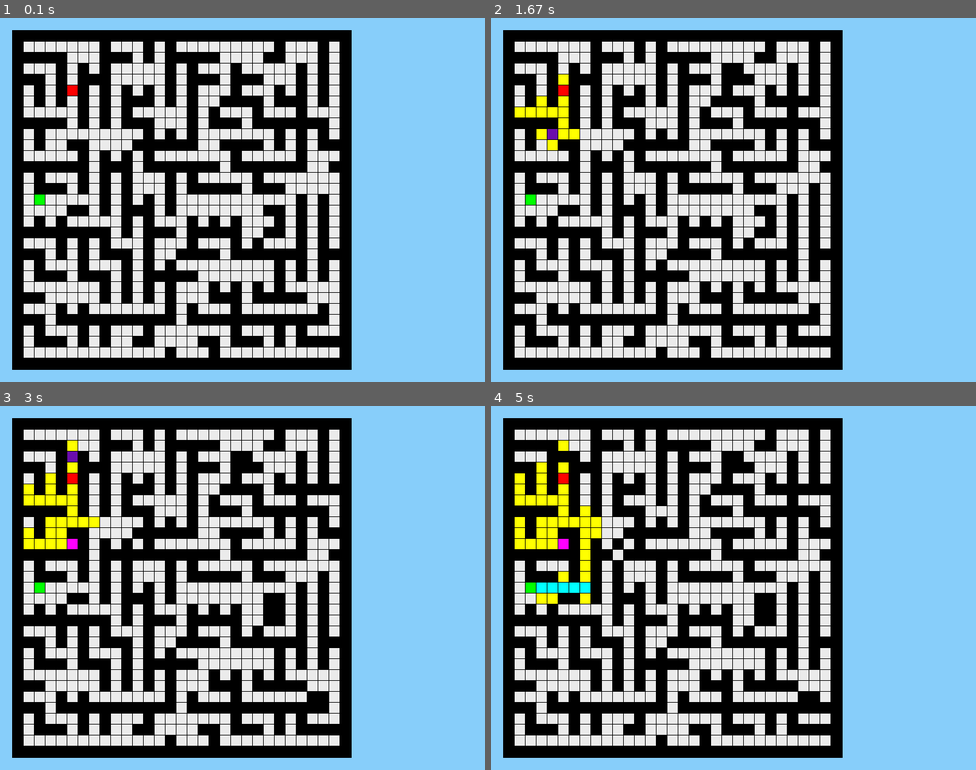
Above: before the commit, frames 1-4 (two rows, left to right).
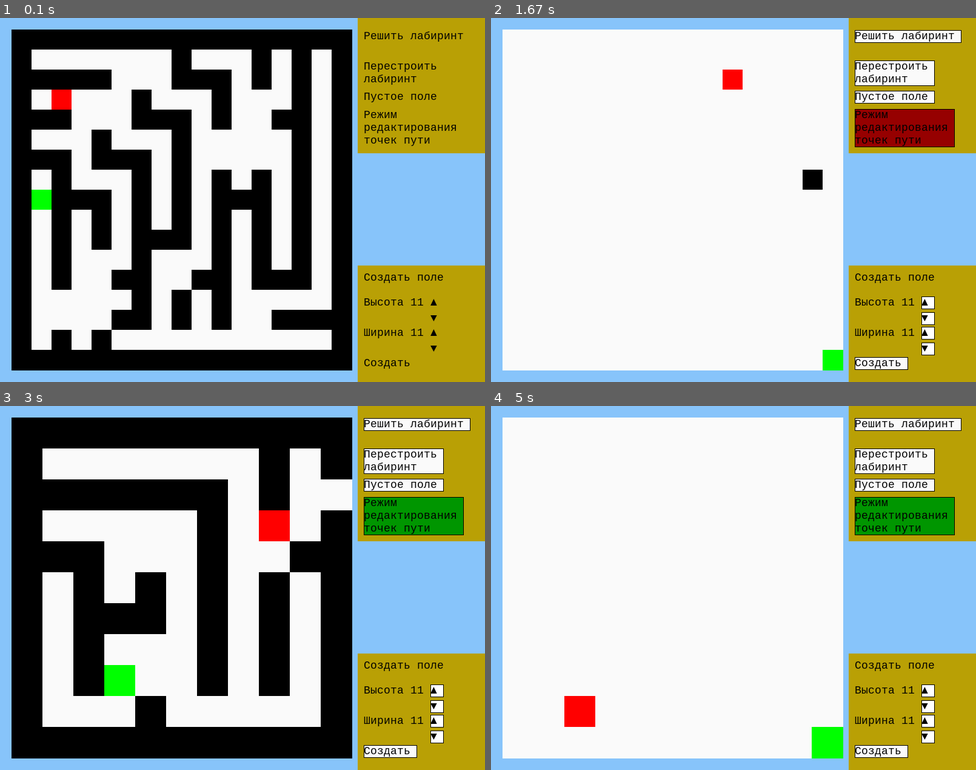
Above: after the commit, the same moments.

Repository: Fil-maker/Wave_Astar
Game: pygame game, started from display.py
Same seed, same stepped clock (60 frames per second), same inputs: the game is played once before the commit and once after it.
Inputs (mouse positions are in pixels of both pictures, inside the frame that each line leads up to):
- Up to frame 1 (0.1 s): no input
- Up to frame 2 (1.67 s): press the mouse at (893, 98) at 0.37 s; move the mouse to (801, 98) at 0.47 s; release the mouse at (714, 101) at 0.6 s; tap Enter at 0.67 s; press the mouse at (893, 309) at 1.1 s; move the mouse to (815, 189) at 1.2 s; move the mouse to (738, 68) at 1.3 s; release the mouse at (738, 68) at 1.33 s; press the mouse at (903, 127) at 1.5 s; move the mouse to (801, 170) at 1.6 s
- Up to frame 3 (3 s): release the mouse at (213, 606) at 1.73 s; press the mouse at (388, 751) at 1.9 s; move the mouse to (315, 693) at 2 s; release the mouse at (237, 638) at 2.13 s; press the mouse at (407, 664) at 2.3 s; move the mouse to (271, 609) at 2.4 s; release the mouse at (135, 558) at 2.53 s; press the mouse at (402, 460) at 2.7 s; move the mouse to (339, 489) at 2.8 s; release the mouse at (271, 515) at 2.93 s
- Up to frame 4 (5 s): press the mouse at (903, 515) at 3.1 s; move the mouse to (864, 613) at 3.2 s; move the mouse to (820, 708) at 3.3 s; release the mouse at (820, 708) at 3.33 s; press the mouse at (903, 515) at 3.5 s; move the mouse to (782, 507) at 3.6 s; release the mouse at (655, 497) at 3.73 s; move the mouse to (612, 551) at 3.87 s; right-click (612, 551) at 4 s; press the mouse at (893, 486) at 4.3 s; move the mouse to (728, 471) at 4.4 s; release the mouse at (563, 453) at 4.53 s; press the mouse at (893, 697) at 4.7 s; move the mouse to (728, 704) at 4.8 s; release the mouse at (563, 708) at 4.93 s

The runs differ from the first frame. In frame 1, 49% of the frame differs, in the area x 2-100%, y 0-100%; in frame 2, 56%; in frame 3, 50%; in frame 4, 58%.

Commit message:
final build. Release

Diff:
--- a/display.py
+++ b/display.py
@@ -1,5 +1,6 @@
 import pygame
-from test import Maze, Point, Marker
+from test import Maze, Point
+from pygame_utils import Button, Switch, Counter, Text
 
 WHITE = (255, 255, 255)
 BLACK = (0, 0, 0)
@@ -8,7 +9,7 @@
 
 class ScreenObject:
     def __init__(self, left, top, width, height, draw_object):
-        self.left, self.top, self.width, self.height, = left, top, width, height
+        self.params = self.left, self.top, self.width, self.height, = left, top, width, height
         self.draw_object = draw_object
 
     def is_click_in(self, click) -> bool:
@@ -18,54 +19,89 @@
         if self.is_click_in(click):
             self.draw_object.catch_click((click[0] - self.left, click[1] - self.top), buttons)
 
-    def draw(self, display, params):
-        self.draw_object.draw_on_screen(display, (250, 250, 250), params)
+    def draw(self, display):
+        self.draw_object.draw_on_screen(display, (250, 250, 250), self.params)
+        self.width, self.height = self.draw_object.size
 
 
-def paint(screen: pygame.Surface, objects):
-    pygame.draw.rect(screen, (135, 206, 250), (0, 0, 800, 600))
-    # pygame.draw.rect(screen, BLUE, (200, 150, 100, 50))
+class LabyrinthDisplay:
+    def __init__(self):
+        WIDTH = 15
+        HEIGHT = 15
+        self.maze = Maze(2 * WIDTH // 2 + 1, 2 * HEIGHT // 2 + 1)
 
+        self.maze_obj = ScreenObject(
+            20, 20, 560, 560, self.maze)
+        self.solve_button = ScreenObject(
+            600, 20, 150, 50, Button("Решить лабиринт", lambda: self.maze.change_solving()))
+        self.regenerate_button = ScreenObject(
+            600, 70, 150, 50, Button("Перестроить лабиринт", lambda: self.maze.rebuild()))
+        self.empty_button = ScreenObject(
+            600, 120, 150, 50, Button("Пустое поле", lambda: self.maze.rebuild(walls=False)))
+        self.alternate_path = ScreenObject(
+            600, 150, 150, 50, Switch(
+                "Режим редактирования точек пути", lambda: self.maze.change_editing(), (0, 150, 0),
+                is_on=self.maze.is_alternative))
 
-def main():
-    WIDTH = 15
-    HEIGHT = 15
-    maze = Maze(2 * WIDTH + 1, 2 * HEIGHT + 1)
-    obj = ScreenObject(20, 20, 560, 560, maze)
-    size = width, height = 800, 600
-    FPS = 10
-    time_to_frame = 1000 / FPS
-    running = True
-    pygame.init()
-    clock = pygame.time.Clock()
-    DISPLAY = pygame.display.set_mode(size, 0)
-    hold = False
-    while running:
-        for event in pygame.event.get():
-            if event.type == pygame.QUIT or event.type == pygame.KEYDOWN and event.key == pygame.K_ESCAPE:
-                running = False
-            if event.type == pygame.MOUSEBUTTONDOWN:
-                hold = True
-                maze.last_changed = Point(-1, -1)
-                if event.button == 1:
-                    obj.catch_click(event.pos, (1, 0, 0))
-                if event.button == 3:
-                    obj.catch_click(event.pos, (0, 0, 1))
-            if hold and event.type == pygame.MOUSEMOTION:
-                obj.catch_click(event.pos, event.buttons)
-            if event.type == pygame.MOUSEBUTTONUP:
-                hold = False
-            if event.type == pygame.KEYDOWN and event.key == pygame.K_RETURN:
-                maze.working = True
-        paint(DISPLAY, size)
-        pygame.draw.rect(DISPLAY, (0, 0, 0), (20, 20, 560, 560))
-        obj.draw(DISPLAY, (20, 20, 560, 560))
-        borya_color = (235, 235, 235)
-        maze.draw_on_screen(DISPLAY, borya_color, (20, 20, 560, 560))
-        maze.next_step()
-        pygame.display.flip()
-        clock.tick(FPS)
+        odd_up, odd_down = lambda x: (x // 2 + 1) * 2 + 1, lambda x: (x // 2) * 2 - 1
+        self.field_from_title = ScreenObject(600, 418, 0, 0, Text("Создать поле"))
+        self.rows_form = ScreenObject(600, 459, 0, 0, Counter("Высота ", 11, up_method=odd_up, down_method=odd_down))
+        self.columns_form = ScreenObject(600, 509, 0, 0, Counter("Ширина ", 11, up_method=odd_up, down_method=odd_down))
+        self.confirm_creation = ScreenObject(600, 559, 0, 0, Button("Создать", self.recreate_maze))
+
+        self.objects = [
+            self.maze_obj, self.solve_button, self.regenerate_button, self.empty_button, self.alternate_path,
+            self.field_from_title, self.rows_form, self.columns_form, self.confirm_creation]
+
+        size = width, height = 800, 600
+        self.FPS = 10
+
+        pygame.init()
+        self.clock = pygame.time.Clock()
+        self.DISPLAY = pygame.display.set_mode(size, 0)
+        pygame.display.set_caption("Лабиринты")
+
+    def recreate_maze(self):
+        self.maze = Maze(self.rows_form.draw_object.value, self.columns_form.draw_object.value)
+        self.maze_obj.draw_object = self.maze
+        self.alternate_path.draw_object.is_on = self.maze.is_alternative
+
+    def paint(self):
+        pygame.draw.rect(self.DISPLAY, (135, 196, 250), (0, 0, *self.DISPLAY.get_size()))
+        pygame.draw.rect(self.DISPLAY, (185, 160, 5), (590, 0, 560, 223))
+        pygame.draw.rect(self.DISPLAY, (185, 160, 5), (590, 408, 560, 560))
+        pygame.draw.rect(self.DISPLAY, (0, 0, 0), (20, 20, 560, 560))
+        for obj in self.objects:
+            obj.draw(self.DISPLAY)
+        # pygame.draw.rect(screen, BLUE, (200, 150, 100, 50))
+
+    def main(self):
+        running = True
+        hold = False
+        while running:
+            for event in pygame.event.get():
+                if event.type == pygame.QUIT or event.type == pygame.KEYDOWN and event.key == pygame.K_ESCAPE:
+                    running = False
+                if event.type == pygame.MOUSEBUTTONDOWN:
+                    hold = True
+                    self.maze.last_changed = Point(-1, -1)
+                    if event.button == 1:
+                        for obj in self.objects:
+                            obj.catch_click(event.pos, (1, 0, 0))
+                    elif event.button == 3:
+                        for obj in self.objects:
+                            obj.catch_click(event.pos, (0, 0, 1))
+                if hold and event.type == pygame.MOUSEMOTION:
+                    self.maze_obj.catch_click(event.pos, event.buttons)
+                if event.type == pygame.MOUSEBUTTONUP:
+                    hold = False
+                if event.type == pygame.KEYDOWN and event.key == pygame.K_RETURN:
+                    self.maze.change_solving()
+            self.paint()
+            self.maze.next_step()
+            pygame.display.flip()
+            self.clock.tick(self.FPS)
 
 
 if __name__ == '__main__':
-    main()
+    LabyrinthDisplay().main()
--- /dev/null
+++ b/pygame_utils.py
@@ -0,0 +1,122 @@
+import pygame
+
+
+class Text:
+    def __init__(self, text):
+        self.text = text
+        pygame.font.init()
+        self.myfont = pygame.font.SysFont("monospace", 18)
+        self.size = 0, 0
+
+    def blit_text(self, surface, pos, color=pygame.Color('black')):
+        words = [word.split(' ') for word in self.text.splitlines()]  # 2D array where each row is a list of words.
+        space = self.myfont.size(' ')[0]  # The width of a space.
+        max_width, max_height = surface.get_size()
+        x, y = pos
+        width = 0
+        for line in words:
+            for word in line:
+                word_surface = self.myfont.render(word, 1, color)
+                word_width, word_height = word_surface.get_size()
+                if x + word_width >= max_width:
+                    width = max(x - pos[0], width)
+                    x = pos[0]  # Reset the x.
+                    y += word_height  # Start on new row.
+                surface.blit(word_surface, (x, y))
+                x += word_width + space
+                width = max(x - pos[0], width)
+            x = pos[0]  # Reset the x.
+            y += word_height  # Start on new row.
+        return width, y - pos[1]
+
+    def draw_on_screen(self, display: pygame.Surface, color, params):
+        self.size = self.blit_text(display, (params[0], params[1]))
+
+    def catch_click(self, local_click, buttons):
+        pass
+
+
+class Button(Text):
+    def __init__(self, text, func):
+        super().__init__(text)
+        self.func = func
+
+    def draw_on_screen(self, display: pygame.Surface, color, params):
+        pygame.draw.rect(display, color, (params[0], params[1], *self.size))
+        pygame.draw.rect(
+            display, (0, 0, 0), (params[0], params[1], *self.size), width=1)
+        self.size = self.blit_text(display, (params[0], params[1]))
+
+    def catch_click(self, local_click, buttons):
+        if buttons[0] == 1:
+            self.func()
+
+
+class Switch(Button):
+    def __init__(self, text, func, alt_color, is_on=False):
+        super().__init__(text, func)
+        self.alt_color = alt_color
+        self.is_on = is_on
+
+    def draw_on_screen(self, display: pygame.Surface, color, params):
+        if self.is_on is False:
+            pygame.draw.rect(display, (150, 0, 0), (params[0], params[1], *self.size))
+        else:
+            pygame.draw.rect(display, self.alt_color, (params[0], params[1], *self.size))
+        pygame.draw.rect(
+            display, (0, 0, 0), (params[0], params[1], *self.size), width=1)
+        self.size = self.blit_text(display, (params[0], params[1]))
+
+    def catch_click(self, local_click, buttons):
+        self.is_on = not self.is_on
+        super(Switch, self).catch_click(local_click, buttons)
+
+
+class Counter(Text):
+    def __init__(self, question, value=0, up_method=None, down_method=None):
+        super().__init__(value)
+        self.small_size = None
+        self.up_size = None
+        self.down_size = None
+        self.question = question
+        self.value = value
+        self.up_method = up_method
+        self.down_method = down_method
+        self.up_button = Button('▲', self.increase)
+        self.down_button = Button('▼', self.decrease)
+
+    def increase(self):
+        if self.up_method is None:
+            self.value += 1
+        else:
+            self.value = self.up_method(self.value)
+
+    def decrease(self):
+        if self.value > 1:
+            if self.down_method is None:
+                self.value -= 1
+            else:
+                self.value = self.down_method(self.value)
+
+    def draw_on_screen(self, display: pygame.Surface, color, params):
+        self.text = self.question + str(self.value)
+        self.small_size = self.blit_text(display, (params[0], params[1]))
+        self.up_button.draw_on_screen(
+            display, (255, 255, 255), (params[0] + self.small_size[0], params[1]))
+        self.up_size = self.up_button.size
+        self.down_button.draw_on_screen(
+            display, (255, 255, 255), (params[0] + self.small_size[0], params[1] + 5 + self.up_size[1]))
+        self.down_size = self.down_button.size
+        self.size = self.small_size[0] + self.up_size[0], self.small_size[1] + self.down_size[1] + 5
+
+    def catch_click(self, local_click, buttons):
+        self.calc_click(local_click, buttons)
+
+    def calc_click(self, local_click, buttons):
+        if self.small_size[0] <= local_click[0] <= self.size[0] and 0 <= local_click[1] <= self.up_size[1]:
+            self.up_button.catch_click(
+                (local_click[0] - self.small_size[0], local_click[1]), buttons)
+        if self.small_size[0] <= local_click[0] <= self.size[0] \
+                and self.up_size[1] + 5 <= local_click[1] <= self.up_size[1] + 5 + self.up_size[1]:
+            self.down_button.catch_click(
+                (local_click[0] - self.small_size[0], local_click[1] - 5 - self.up_size[1]), buttons)
--- a/test.py
+++ b/test.py
@@ -5,7 +5,8 @@
 from eller_algorithm import generate_labyrinth
 
 
-def add_colors(color1: tuple[int, int, int], color2: tuple[int, int, int], subtract: bool = False) -> tuple[int, int, int]:
+def add_colors(color1: tuple[int, int, int], color2: tuple[int, int, int], subtract: bool = False) -> tuple[
+    int, int, int]:
     if subtract:
         color2 = (-color2[0], -color2[1], -color2[2])
     return color1[0] + color2[0], color1[1] + color2[1], color1[2] + color2[2]
@@ -83,10 +84,10 @@
 class Maze:
     def __init__(self, height, width, wall_chance=0.2):  # height and width should be ONLY odd
         self.last_changed = None
-        self.margin = 1
+        self.margin = -1
         self.start_color = (0x00, 0xF2, 0x60)
         self.end_color = (0x05, 0x75, 0xE6)
-        self.working: bool = False
+        self.cell_width, self.cell_height = None, None
         self.height, self.width, self.wall_chance = height, width, wall_chance
         if self.height % 2 == 0:
             self.height += 1
@@ -97,18 +98,45 @@
         self.start: Point = None
         self.goal: Point = None
         self.closest: Point = None
+
         self.last_track_point: PathPoint = None
         self.path: list[Point] = []
-        self.cell_width, self.cell_height = None, None
         self.generate_walls()
         self.set_path_coords()
+
+        self.is_alternative = True
+
+        self.working: bool = False
         self.is_path_found = False
         self.path_complete: bool = False  # it means that the self.path variable contains full path
         self.search_area: list[PathPoint] = [PathPoint(self.start, 0)]
         self.worked_points: list[PathPoint] = []
 
+    def restate_solution(self):
+        self.remove_if_marker(self.start, Marker.custom)
+        self.remove_if_marker(self.goal, Marker.custom)
+        self.remove_if_marker(self.goal, Marker.confirmed)
+        self.working: bool = False
+        self.is_path_found = False
+        self.path_complete: bool = False
+        self.clear_pathfind()
+        self.search_area: list[PathPoint] = [PathPoint(self.start, 0)]
+        self.worked_points: list[PathPoint] = []
+        self.path: list[Point] = []
+        self.closest: Point = None
+
+    def change_solving(self):
+        self.working = not self.working
+
+    def change_editing(self):
+        self.is_alternative = not self.is_alternative
+
     def get_point(self, point: Point):
         return self.map[point.row][point.col]
+
+    def remove_if_marker(self, point: Point, marker: Marker):
+        if marker in self.get_point(point).markers:
+            self.get_point(point).markers.remove(marker)
 
     def is_point_inbounds(self, point: Point):
         return 0 <= point.row < self.height and 0 <= point.col < self.width
@@ -149,8 +177,25 @@
                 self.map[-1].append(
                     Point(row, col, markers=markers))
 
+    def rebuild(self, walls=True):
+        self.restate_solution()
+        self.working: bool = False
+        self.map = []
+        self.generate_field()
+        if walls:
+            self.generate_walls()
+        self.set_path_coords()
+        self.last_track_point: PathPoint = None
+        self.path: list[Point] = []
+        self.is_path_found = False
+        self.path_complete: bool = False  # it means that the self.path variable contains full path
+        self.search_area: list[PathPoint] = [PathPoint(self.start, 0)]
+        self.worked_points: list[PathPoint] = []
+
     def draw_on_screen(self, display: pygame.Surface, color, params):
-        self.cell_width, self.cell_height = (params[2] - self.margin * (len(self.map[0]) + 1)) / (len(self.map[0])), \
+        self.size = params[2], params[3]
+        self.cell_width, self.cell_height = (params[2] - self.margin * (len(self.map[0]) + 1)) / (
+            len(self.map[0])), \
                                             (params[3] - self.margin * (len(self.map) + 1)) / (len(self.map))
         for row in range(len(self.map)):
             for col in range(len(self.map[row])):
@@ -192,16 +237,47 @@
             self.get_point(point).markers = [Marker.empty]
         self.last_changed = point
 
+    def clear_pathfind(self):
+        for point in self.search_area:
+            if self.start != point.point:
+                self.get_point(point.point).markers = [Marker.empty]
+        for point in self.worked_points:
+            if self.start != point.point:
+                self.get_point(point.point).markers = [Marker.empty]
+
+    def move_start(self, point: Point):
+        if self.is_point_inbounds(point) and self.goal != point and self.start != point:
+            self.start = point
+            self.restate_solution()
+            self.get_point(point).markers = [Marker.empty, Marker.start]
+
+    def move_goal(self, point: Point):
+        if self.is_point_inbounds(point) and self.goal != point and self.start != point:
+            self.restate_solution()
+            self.remove_if_marker(self.goal, Marker.goal)
+            self.remove_if_marker(self.goal, Marker.custom)
+            self.remove_if_marker(self.start, Marker.custom)
+            self.goal = point
+            self.get_point(point).markers = [Marker.empty, Marker.goal]
+
     def catch_click(self, local_click, actions):
         pr_col = (local_click[0] - self.margin) / (self.cell_width + self.margin)
         pr_row = (local_click[1] - self.margin) / (self.cell_height + self.margin)
         margin_part = self.margin / (self.cell_height + self.margin)
         if int(pr_col) <= pr_col <= int(pr_col + 1) - margin_part \
                 and int(pr_row) <= pr_row <= int(pr_row + 1) - margin_part:
+            self.restate_solution()
             if actions[0] == 1:
-                self.draw_cell(Point(int(pr_row), int(pr_col)))
+                if self.is_alternative is False:
+                    self.draw_cell(Point(int(pr_row), int(pr_col)))
+                else:
+                    self.move_start(Point(int(pr_row), int(pr_col)))
             elif actions[2] == 1:
-                self.clear_cell(Point(int(pr_row), int(pr_col)))
+                if self.is_alternative is False:
+                    self.clear_cell(Point(int(pr_row), int(pr_col)))
+                else:
+                    # self.restate_solution()
+                    self.move_goal(Point(int(pr_row), int(pr_col)))
 
     def next_step(self):
         if self.working:
@@ -214,13 +290,12 @@
 
     def find_path(self):
         if self.closest is not None:
-            self.closest.markers.remove(Marker.current_closest)
-            pass
+            self.remove_if_marker(self.closest, Marker.current_closest)
         closest = get_closest(self.search_area, self.goal)
+        if closest is None:
+            return
         self.closest = self.get_point(closest.point)
         self.closest.markers.append(Marker.current_closest)
-        if closest is None:
-            return
         neighbors = closest.point.get_neighbors()
         is_successful = False
         for n in neighbors:
@@ -261,6 +336,8 @@
             self.last_track_point = self.last_track_point.parent
         else:
             self.path_complete = True
+            self.path = self.path[::-1]
+            self.clear_pathfind()
             self.apply_gradient_first_time()
 
     def shift_gradient(self):
Binary file added: img_3.png
